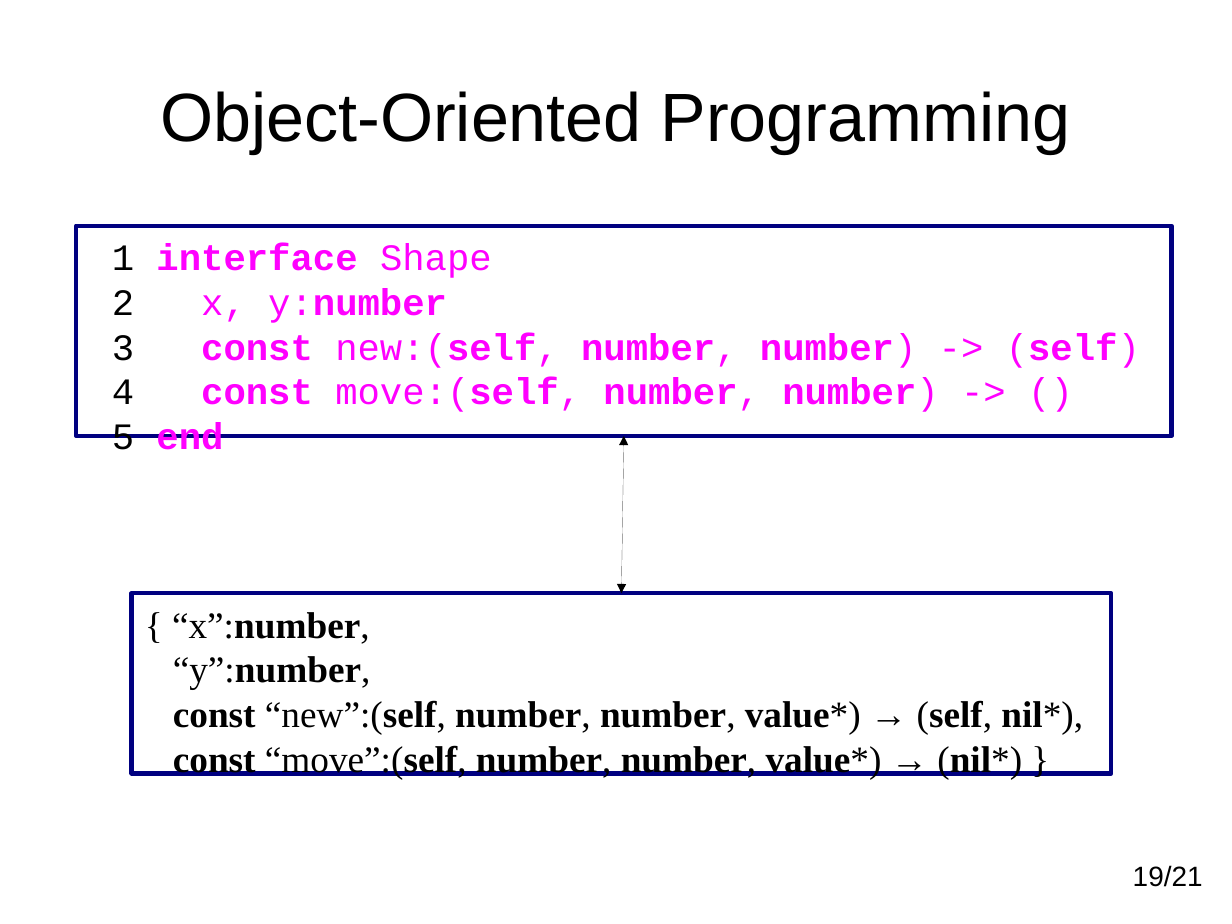
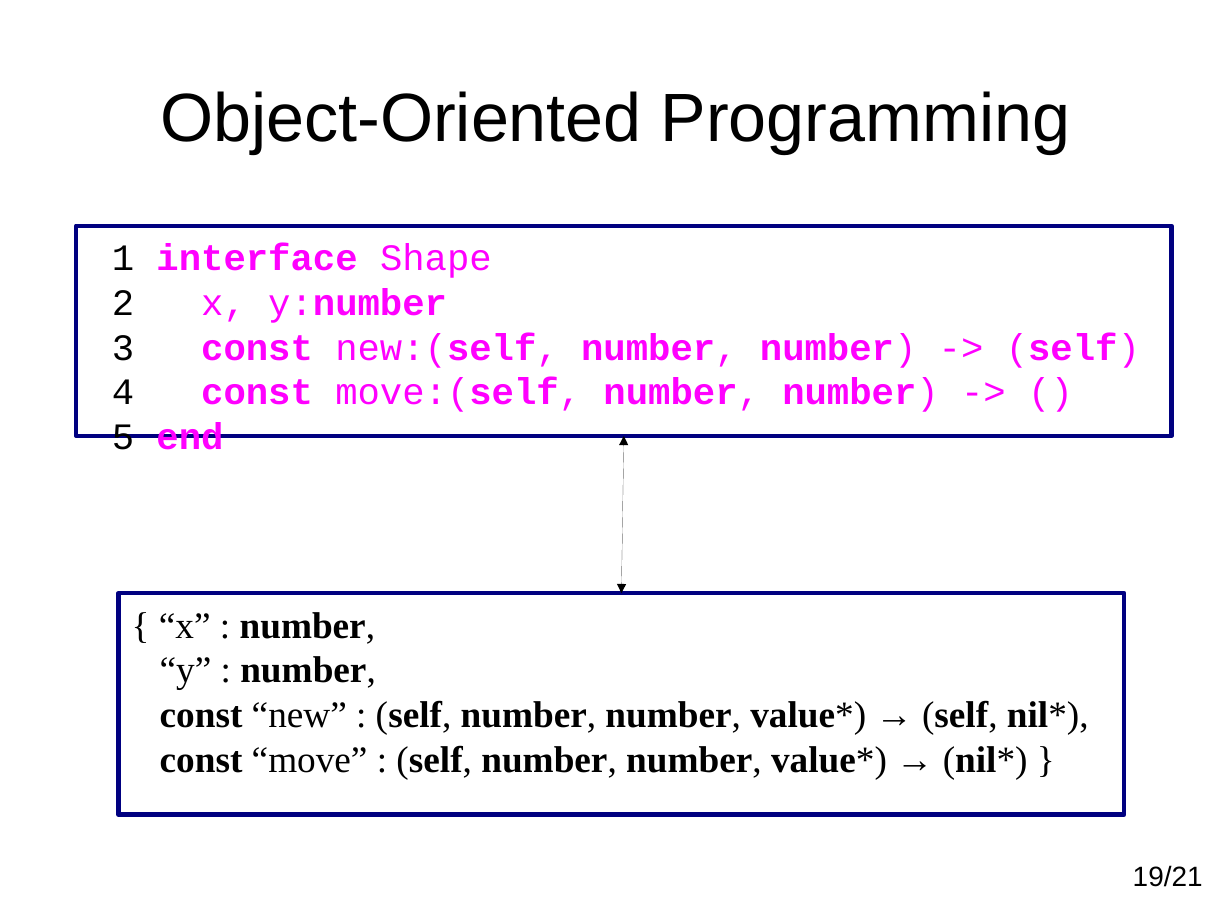
Before and after one commit to andremm/typedlua, a slide deck: slide 19 of doc/slides/dyla2014.odp. Drawn at 1232x924 pixels with LibreOffice and Linux fonts; fonts in the diff are those of the drawing. Boxes give left, top, right and bottom in pixels: in the first picture for what was removed or moved away, otherwise in the second. Text is boxed around its words. In the diff, an @@ line names an element or a change of style, - is before the commit and + after.

```diff
--- a/doc/slides/dyla2014.odp
+++ b/doc/slides/dyla2014.odp
@@ rectangle "{ “x” : number,": place and size @@
-rectangle "{ “x” : number," at (132,594,1111,774)
+rectangle "{ “x” : number," at (119,594,1125,815)
@@ text in rectangle at (159,612,1089,779): spaces changed @@
-{ “x”:number,
-“y”:number,
-const “new”:(self, number, number, value*) → (self, nil*),
-const “move”:(self, number, number, value*) → (nil*) }
+{ “x” : number,
+“y” : number,
+const “new” : (self, number, number, value*) → (self, nil*),
+const “move” : (self, number, number, value*) → (nil*) }
```
Also in this commit, not shown: 23 other slides changed.
